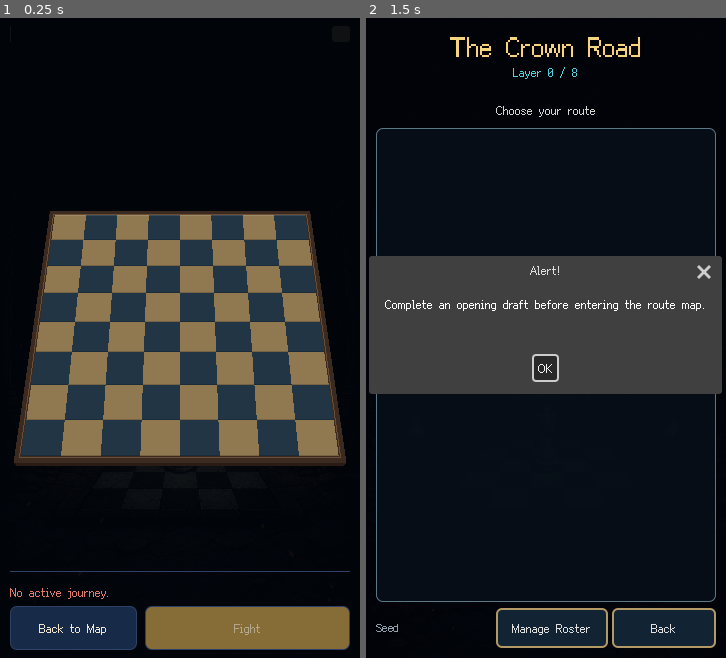
Above: before the commit, frames 1-2 (left to right).
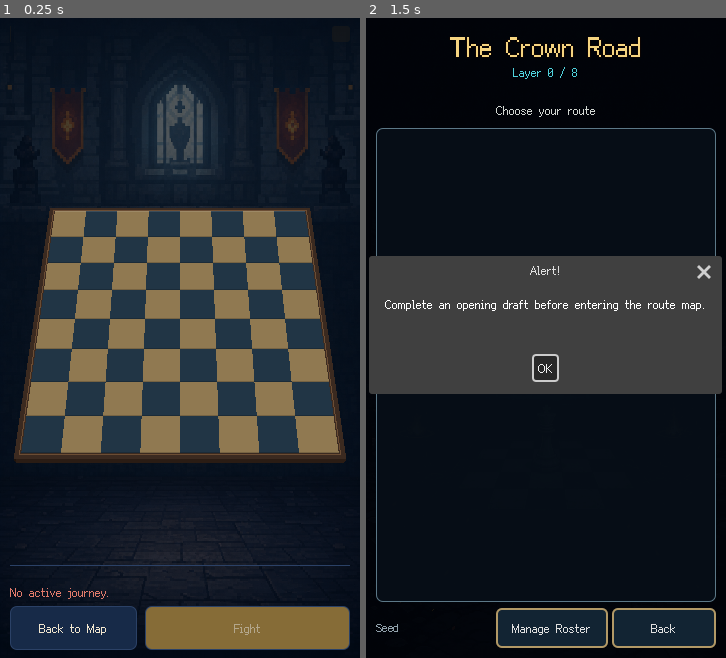
Above: after the commit, the same moments.

Repository: CapJunkrat/pixelking
Game: Godot game, scene res://scenes/run/PreBattleScene.tscn
Same seed, same stepped clock (60 frames per second), same inputs: the game is played once before the commit and once after it. This scene is started directly instead of the project's main scene. Sound files missing from this copy of the repository are replaced by a short silence.
Inputs (mouse positions are in pixels of both pictures, inside the frame that each line leads up to):
- Up to frame 1 (0.25 s): no input
- Up to frame 2 (1.5 s): tap Enter at 0.5 s; drag from (546, 306) to (582, 197) at 0.52 s; click "Back to Map" at 1.25 s

The runs differ from the first frame. In frame 1, 34% of the frame differs, in the area x 0-100%, y 2-93%; in frame 2, nothing differs.
Error before the commit: Invalid access to property or key 'deployment_state' on a base object of type 'Nil'. (res://scripts/run/PreBattleScene.gd:441)
Error after the commit: Invalid access to property or key 'deployment_state' on a base object of type 'Nil'. (res://scripts/run/PreBattleScene.gd:555)

Commit message:
feat: pre-battle threat preview on the board, item strip and the battle backdrop
Co-Authored-By: Claude Opus 5.5 <noreply@anthropic.com>
Claude-Session: https://claude.ai/code/session_012w4X79Jp4FAdeJJxKLYmvh

Diff:
--- a/scenes/run/PreBattleScene.tscn
+++ b/scenes/run/PreBattleScene.tscn
@@ -1,7 +1,7 @@
 [gd_scene format=3]
 
 [ext_resource type="Script" path="res://scripts/run/PreBattleScene.gd" id="1_script"]
-[ext_resource type="Texture2D" uid="uid://cb57ojybrfvwt" path="res://assets/ui/main_menu_background_clean.png" id="2_bg"]
+[ext_resource type="Texture2D" path="res://assets/ui/battle/modern/battle_background.png" id="2_bg"]
 [ext_resource type="Script" path="res://scripts/ui/ResponsiveSafeArea.gd" id="3_safe_area"]
 
 [node name="PreBattleScene" type="Control"]
@@ -14,7 +14,7 @@
 script = ExtResource("1_script")
 
 [node name="Background" type="TextureRect" parent="."]
-modulate = Color(0.42, 0.54, 0.67, 1)
+modulate = Color(0.72, 0.78, 0.9, 1)
 layout_mode = 1
 anchors_preset = 15
 anchor_right = 1.0
@@ -34,7 +34,7 @@
 grow_horizontal = 2
 grow_vertical = 2
 mouse_filter = 2
-color = Color(0.005, 0.018, 0.035, 0.82)
+color = Color(0.005, 0.018, 0.035, 0.45)
 
 [node name="SafeArea" type="MarginContainer" parent="."]
 script = ExtResource("3_safe_area")
--- a/scripts/run/DeploymentBoardView.gd
+++ b/scripts/run/DeploymentBoardView.gd
@@ -24,6 +24,10 @@
 var _drop_square: Vector2i = NO_SQUARE
 ## Rock squares (Vector2i -> true), drawn as boulders; taps on them are ignored.
 var rocks: Dictionary = {}
+## Squares to mark for a previewed enemy piece: "move" (blue dot) or "attack" (red tile).
+var hints: Dictionary = {}
+const HINT_MOVE := Color(0.25, 0.71, 0.85, 0.75)
+const HINT_ATTACK := Color(0.88, 0.40, 0.35, 0.5)
 
 func _ready() -> void:
 	_piece_layer = Node2D.new()
@@ -147,6 +151,12 @@
 			BoardPainter.draw_marker(self, projection, square, ZONE_TINT)
 			if selected_square != NO_SQUARE and not _pieces.has(square):
 				BoardPainter.draw_ground_ellipse(self, projection, square, projection.cell * 0.2, TARGET_DOT)
+	for hint_value: Variant in hints:
+		var hint_square: Vector2i = hint_value
+		if str(hints[hint_square]) == "attack":
+			BoardPainter.draw_marker(self, projection, hint_square, HINT_ATTACK)
+		else:
+			BoardPainter.draw_ground_ellipse(self, projection, hint_square, projection.cell * 0.18, HINT_MOVE)
 	if selected_square != NO_SQUARE:
 		BoardPainter.draw_marker(self, projection, selected_square, SELECTED_TINT)
 	for rock_value: Variant in rocks:
--- a/scripts/run/PreBattleScene.gd
+++ b/scripts/run/PreBattleScene.gd
@@ -37,6 +37,8 @@
 var lineup_box: VBoxContainer = null
 var count_label: Label = null
 var count_badge: PanelContainer = null
+## Your items and relics, as in battle; tapping one explains it in the info area.
+var item_strip: HBoxContainer = null
 var tip_bubble: Control = null
 ## Pieces' pictures cropped to the figure, so every icon fills its box the same way.
 var _icon_cache: Dictionary = {}
@@ -163,6 +165,10 @@
 	bench_row.add_theme_constant_override("separation", 5)
 	lineup_box.add_child(bench_row)
 	details.add_child(lineup_box)
+	item_strip = HBoxContainer.new()
+	item_strip.name = "ItemStrip"
+	item_strip.add_theme_constant_override("separation", 5)
+	details.add_child(item_strip)
 
 	status_label = _label("", 12, ENEMY)
 	status_label.name = "StatusLabel"
@@ -240,6 +246,7 @@
 	if limit_label.visible:
 		limit_label.text = _text("PREBATTLE_TURN_LIMIT") % encounter.turn_limit
 	_render_lineup()
+	_render_items()
 
 func _render_board() -> void:
 	var deployment: DeploymentState = run_manager.current_run.deployment_state
@@ -261,6 +268,7 @@
 	for instance_id: int in run_manager.current_run.active_piece_ids:
 		var piece: PieceInstanceState = run_manager.current_run.get_piece_state(instance_id)
 		pieces[deployment.player_position(instance_id)] = {"texture": _texture(&"white", String(piece.piece_def_id)), "player": true}
+	board_view.hints = _threat_hints() if arrange_selected <= 0 else {}
 	board_view.show_position(deployment.board_size, pieces, focus_square)
 
 func _render_foes() -> void:
@@ -301,6 +309,9 @@
 	if focus_id.is_empty():
 		return
 	pattern_scroll.scroll_vertical = 0
+	if focus_id.begins_with("item:"):
+		_render_item_card(StringName(focus_id.trim_prefix("item:")))
+		return
 	var definition: PieceDef = PieceDefDatabase.get_def(focus_id)
 	var row: HBoxContainer = HBoxContainer.new()
 	row.add_theme_constant_override("separation", 10)
@@ -343,6 +354,108 @@
 	column.add_child(close)
 	pattern_panel.add_child(column)
 
+## Where every enemy piece of the chosen kind can move (blue) or capture (red) from
+## where it stands now, rocks and all.
+func _threat_hints() -> Dictionary:
+	var hints: Dictionary = {}
+	if focus_id.is_empty() or focus_id.begins_with("item:"):
+		return hints
+	var board: BoardState = _preview_board()
+	if board == null:
+		return hints
+	for placement: Dictionary in run_manager.current_run.deployment_state.enemy_placements:
+		if str(placement.get("piece_def_id", "")) != focus_id:
+			continue
+		var square: Vector2i = DeploymentState.position_from_value(placement.get("position", {}))
+		for target: Vector2i in MoveGenerator.generate_pseudo_legal(board, square):
+			var occupant: ChessPiece = board.get_piece(target)
+			if occupant == null:
+				hints[target] = "move"
+			elif occupant.color == GameRules.PieceColor.WHITE:
+				hints[target] = "attack"
+		for target: Vector2i in MoveGenerator.get_attack_squares(board, square):
+			var occupant: ChessPiece = board.get_piece(target)
+			if occupant == null or occupant.color == GameRules.PieceColor.WHITE:
+				hints[target] = "attack" if occupant != null or not hints.has(target) else hints[target]
+	return hints
+
+## The coming battle's opening position, for previews.
+func _preview_board() -> BoardState:
+	var run: RunState = run_manager.current_run
+	var deployment: DeploymentState = run.deployment_state
+	var board: BoardState = BoardState.new(deployment.board_size, false)
+	board.clear_for_setup()
+	for instance_id: int in run.active_piece_ids:
+		var piece: PieceInstanceState = run.get_piece_state(instance_id)
+		if piece != null:
+			board.place_piece_for_setup(deployment.player_position(instance_id), piece.to_chess_piece(GameRules.PieceColor.WHITE))
+	for placement: Dictionary in deployment.enemy_placements:
+		var definition: PieceDef = PieceDefDatabase.get_def(str(placement.get("piece_def_id", "")))
+		if definition != null:
+			board.place_piece_for_setup(DeploymentState.position_from_value(placement.get("position", {})), ChessPiece.new(definition, GameRules.PieceColor.BLACK))
+	if not board.finalize_setup(GameRules.PieceColor.BLACK):
+		return null
+	board.set_rocks(deployment.rocks)
+	return board
+
+func _render_items() -> void:
+	for child: Node in item_strip.get_children():
+		item_strip.remove_child(child)
+		child.queue_free()
+	var slots: Array[StringName] = run_manager.current_run.challenger_slots
+	for index: int in range(6):
+		var slot: Button = Button.new()
+		slot.custom_minimum_size = Vector2(0, 34)
+		slot.size_flags_horizontal = Control.SIZE_EXPAND_FILL
+		slot.expand_icon = true
+		slot.icon_alignment = HORIZONTAL_ALIGNMENT_CENTER
+		slot.add_theme_constant_override("icon_max_width", 24)
+		var item: ChallengerItemDef = ChallengerItemDatabase.get_def(slots[index]) if index < slots.size() else null
+		var chosen: bool = item != null and focus_id == "item:%s" % item.id
+		var border: Color = GOLD if chosen else (Color(GOLD, 0.45) if item != null and not item.is_consumable() else LINE)
+		for state: String in ["normal", "hover", "pressed", "focus", "disabled"]:
+			slot.add_theme_stylebox_override(state, _box(Color("#1a1626") if item != null else Color(PANEL_2, 0.35), border, 6))
+		if item == null:
+			slot.disabled = true
+		else:
+			slot.name = "Item_%s" % item.id
+			slot.icon = item.icon
+			slot.pressed.connect(_focus.bind("item:%s" % item.id))
+		item_strip.add_child(slot)
+
+func _render_item_card(item_id: StringName) -> void:
+	var item: ChallengerItemDef = ChallengerItemDatabase.get_def(item_id)
+	if item == null:
+		return
+	var row: HBoxContainer = HBoxContainer.new()
+	row.add_theme_constant_override("separation", 10)
+	var picture: TextureRect = TextureRect.new()
+	picture.texture = item.icon
+	picture.custom_minimum_size = Vector2(40, 40)
+	picture.expand_mode = TextureRect.EXPAND_IGNORE_SIZE
+	picture.stretch_mode = TextureRect.STRETCH_KEEP_ASPECT_CENTERED
+	picture.texture_filter = CanvasItem.TEXTURE_FILTER_NEAREST
+	picture.size_flags_vertical = Control.SIZE_SHRINK_BEGIN
+	row.add_child(picture)
+	var text: RichTextLabel = RichTextLabel.new()
+	text.bbcode_enabled = true
+	text.fit_content = true
+	text.scroll_active = false
+	text.size_flags_horizontal = Control.SIZE_EXPAND_FILL
+	text.add_theme_font_size_override("normal_font_size", 11)
+	var usage: String = _text("ITEM_USAGE_CONSUMABLE") if item.is_consumable() else _text("ITEM_USAGE_PERSISTENT")
+	text.text = "[b]%s[/b]\n%s\n[color=#9aa8bf]%s[/color]" % [_text(String(item.display_name_key)), _text(String(item.description_key)), usage]
+	row.add_child(text)
+	var column: VBoxContainer = VBoxContainer.new()
+	column.add_theme_constant_override("separation", 4)
+	column.add_child(row)
+	var close: Button = _button(_text("PREBATTLE_CLOSE_INFO"), PANEL_2, LINE, INK)
+	close.name = "ClosePattern"
+	close.custom_minimum_size = Vector2(0, 30)
+	close.pressed.connect(_focus.bind(focus_id))
+	column.add_child(close)
+	pattern_panel.add_child(column)
+
 func _render_lineup() -> void:
 	for child: Node in bench_row.get_children():
 		bench_row.remove_child(child)
@@ -422,6 +535,7 @@
 	_render_board()
 	_render_foes()
 	_render_pattern()
+	_render_items()
 
 func _on_square_pressed(square: Vector2i) -> void:
 	if _arrange_at(square):
@@ -531,11 +645,28 @@
 	if not is_inside_tree() or DisplayServer.get_name() == "headless":
 		get_tree().change_scene_to_file(AppSceneRoutes.BATTLE)
 		return
-	board_view.pivot_offset = board_view.size * 0.5
-	var zoom: Tween = create_tween().set_trans(Tween.TRANS_CUBIC).set_ease(Tween.EASE_IN)
-	zoom.tween_property(board_view, "scale", Vector2(1.25, 1.25), 0.3)
-	zoom.parallel().tween_property(self, "modulate:a", 0.0, 0.3)
-	zoom.tween_callback(func() -> void: get_tree().change_scene_to_file(AppSceneRoutes.BATTLE))
+	# Everything but the board slides away; the battle screen then grows out of the
+	# board exactly where it stands (BattleController._play_intro).
+	arrange_selected = 0
+	focus_id = ""
+	_render_board()
+	var leaving: Tween = create_tween().set_trans(Tween.TRANS_CUBIC).set_ease(Tween.EASE_IN)
+	var layout: Control = $SafeArea/Layout
+	for child: Node in layout.get_children():
+		if child == board_view or not child is Control:
+			continue
+		var part: Control = child as Control
+		var drop: float = -24.0 if part.get_index() < board_view.get_index() else 24.0
+		leaving.parallel().tween_property(part, "modulate:a", 0.0, 0.22)
+		leaving.parallel().tween_property(part, "position:y", part.position.y + drop, 0.22)
+	await leaving.finished
+	await get_tree().process_frame
+	var game_state: Node = get_node_or_null("/root/GameState")
+	if game_state != null:
+		game_state.set("entry_board_rect", board_view.get_global_rect())
+		var frame: Image = get_viewport().get_texture().get_image()
+		game_state.set("entry_snapshot", ImageTexture.create_from_image(frame) if frame != null else null)
+	get_tree().change_scene_to_file(AppSceneRoutes.BATTLE)
 
 func _return_to_map() -> void:
 	if not _starting:
--- a/scripts/tests/scenes/test_prebattle_scene.gd
+++ b/scripts/tests/scenes/test_prebattle_scene.gd
@@ -63,9 +63,21 @@
 	(chips.get_child(0) as Button).pressed.emit()
 	await process_frame
 	_expect(pattern.visible and not lineup.visible, "tapping an enemy piece shows how it moves in place of the line-up")
+	_expect(not board.hints.is_empty(), "the chosen enemy's reach is marked on the board")
 	(pattern.find_child("ClosePattern", true, false) as Button).pressed.emit()
 	await process_frame
 	_expect(not pattern.visible and lineup.visible, "closing the explanation brings the line-up back")
+	_expect(board.hints.is_empty(), "closing it clears the marks")
+	manager.current_run.challenger_slots.append(&"holy_water")
+	preview._render_items()
+	var strip: HBoxContainer = details.find_child("ItemStrip", true, false) as HBoxContainer
+	_expect(strip != null and strip.get_child_count() == 6, "your six item slots are shown before the battle")
+	(strip.get_node("Item_holy_water") as Button).pressed.emit()
+	await process_frame
+	_expect(pattern.visible and preview.focus_id == "item:holy_water", "tapping an item explains it")
+	(pattern.find_child("ClosePattern", true, false) as Button).pressed.emit()
+	await process_frame
+	manager.current_run.challenger_slots.erase(&"holy_water")
 
 	# Bench a piece from the board and bring it back: the board is the battle line.
 	var moved_id: int = manager.current_run.active_piece_ids[1]
